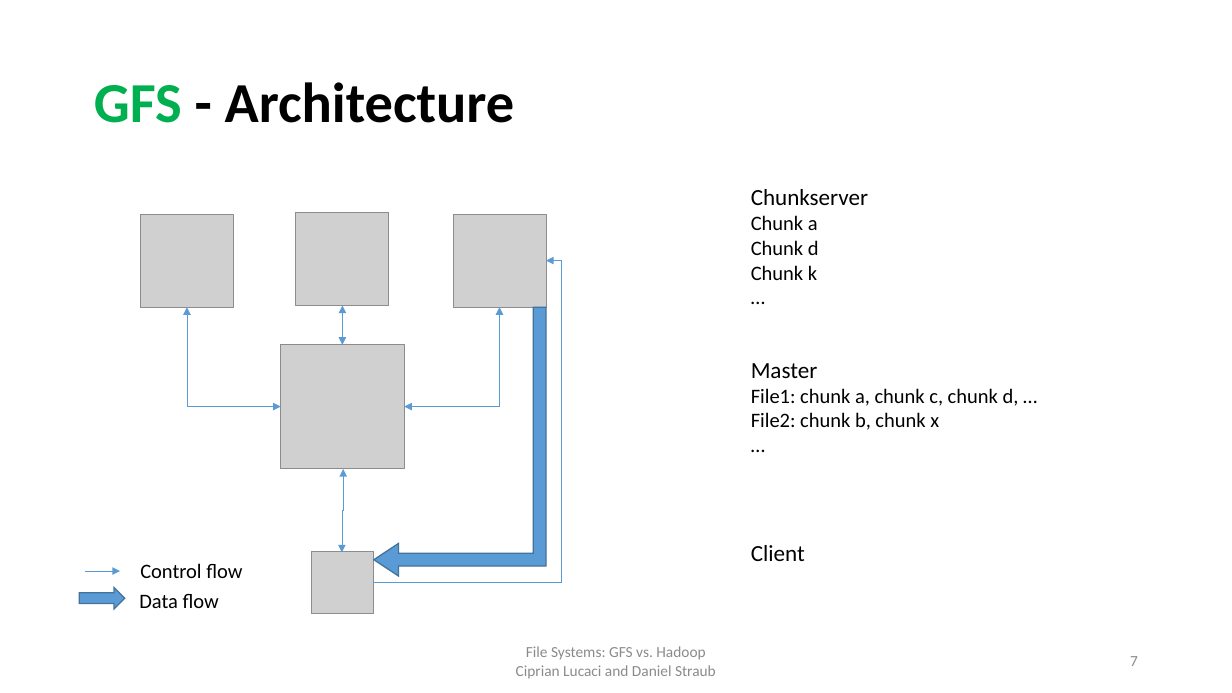
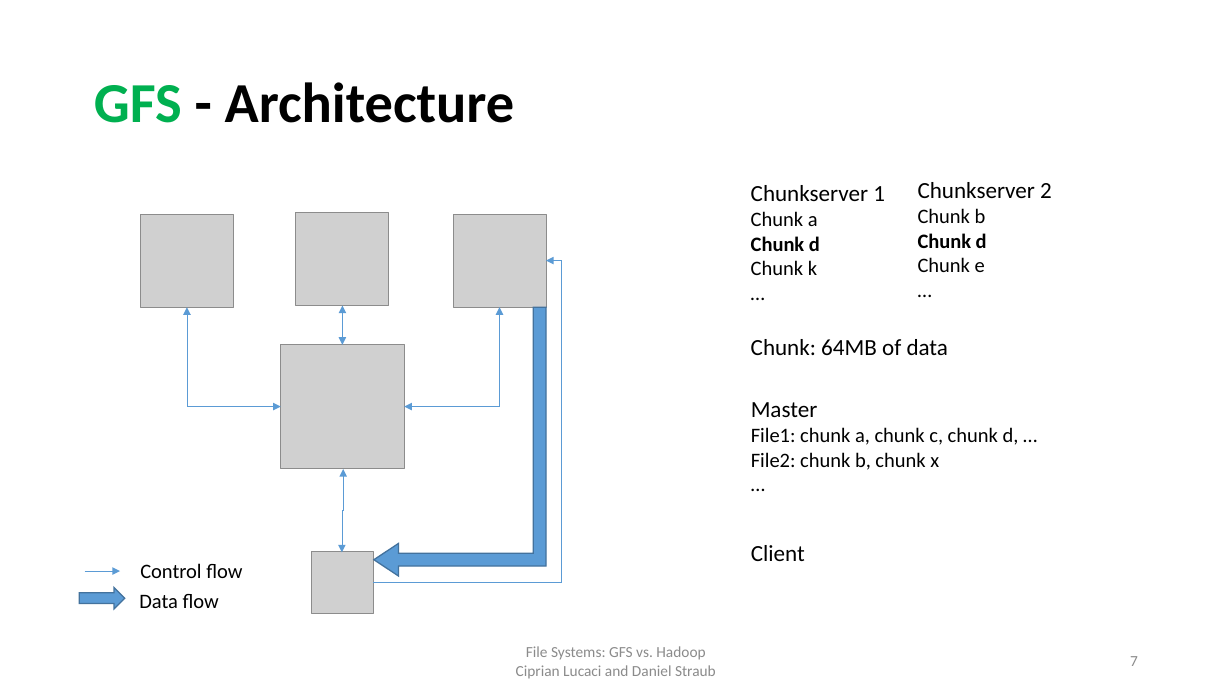
Before and after one commit to cipri7329/ss15-seminar, a slide deck: slide 7 of Presentation/DistributedFileSystems_Daniel.pptx. Drawn at 1232x693 pixels with LibreOffice and Linux fonts; fonts in the diff are those of the drawing; grey boxes stand for pictures; background and template pictures are left out. Boxes give left, top, right and bottom in pixels: in the first picture for what was removed or moved away, otherwise in the second. Text is boxed around its words. In the diff, an @@ line names an element or a change of style, - is before the commit and + after.

```diff
--- a/Presentation/DistributedFileSystems_Daniel.pptx
+++ b/Presentation/DistributedFileSystems_Daniel.pptx
@@ text at bbox=[751, 185, 885, 201]: text changed @@
-Chunkserver
+Chunkserver 1
@@ text added at bbox=[918, 182, 1052, 272], 16 pt, text #000000 @@
+Chunkserver 2
+Chunk b
+Chunk d
+Chunk e
+…
@@ text at bbox=[751, 236, 820, 251]: bold on in "Chunk d" @@
@@ text at bbox=[751, 339, 949, 355]: paragraph added @@
+Chunk: 64MB of data
@@ text "Master": place and size @@
-text "Master" at bbox=[751, 363, 1019, 430]
+text "Master" at bbox=[751, 402, 1019, 470]
```
Also in this commit, not shown: 2 other slides changed, 2 other files.
